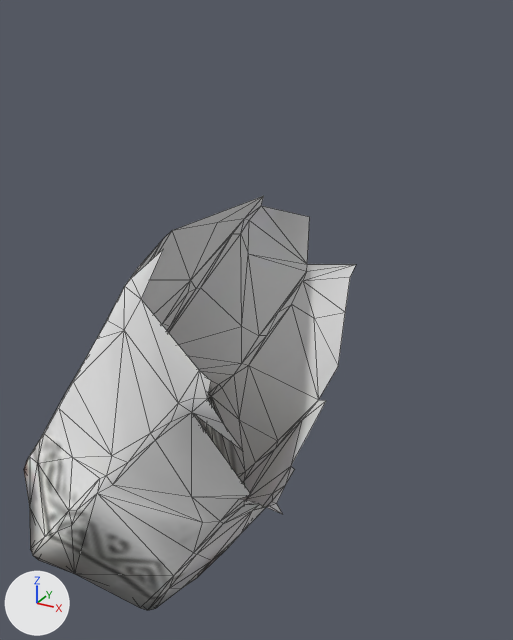
What one commit did to the OBJ model Models/hombre_brazo_der.obj.
The view is the same before and after, from a 50 mm camera at (0.135, -0.301, 0.089) aimed at (-0.048, 0.031, -0.077). Arrows for +X, +Y and +Z are at lower left; the lights stay in place. The picture after the commit comes second. Mesh edges are drawn as thin lines. Where no turn or scale is listed for an object, it has been applied to the vertices.

Names of what the first picture shows: 'hombre_brazo_der'.
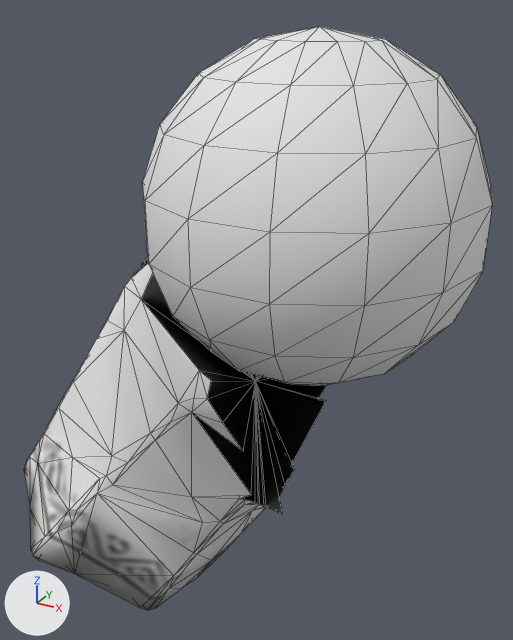
Where the change shows, as pixel boxes (x1, y1, x2, y2) in the pictures (513 x 640 px):
'hombre_brazo_der', reshaped (41% wider, 41% taller)
    before: (24, 196, 356, 610)
    after: (24, 26, 492, 610)
part 1 of me_hombre_brazo_der, added
    after: (143, 26, 492, 386)
part 2 of me_hombre_brazo_der, added
    after: (132, 257, 327, 514)

Edits to the bpy script that builds the scene:
```text
Change me_hombre_brazo_der:
    used by ob_hombre_brazo_der; location = (0.0, 0.0, 0.0)
    remove me_hombre_brazo_der.from_pydata(...)  # 335 vertices, 610 faces; spans x -0.215..-0.011, y -0.072..0.104, z -0.269..-0.012
    add me_hombre_brazo_der.from_pydata(...)  # 450 vertices, 871 faces; spans x -0.215..0.081, y -0.079..0.104, z -0.269..0.082
    me_hombre_brazo_der part 1: a new loose piece, a UV sphere (14 segments, 9 rings, poles along z) spanning x -0.081..0.081, y -0.079..0.079, z -0.082..0.082, in mat_hombre_manta (picture img_hombre_manta_jpg)
    me_hombre_brazo_der part 2
    1 vertex is added at (-0.034, 0.005, -0.101)
    37 new faces join them
```
